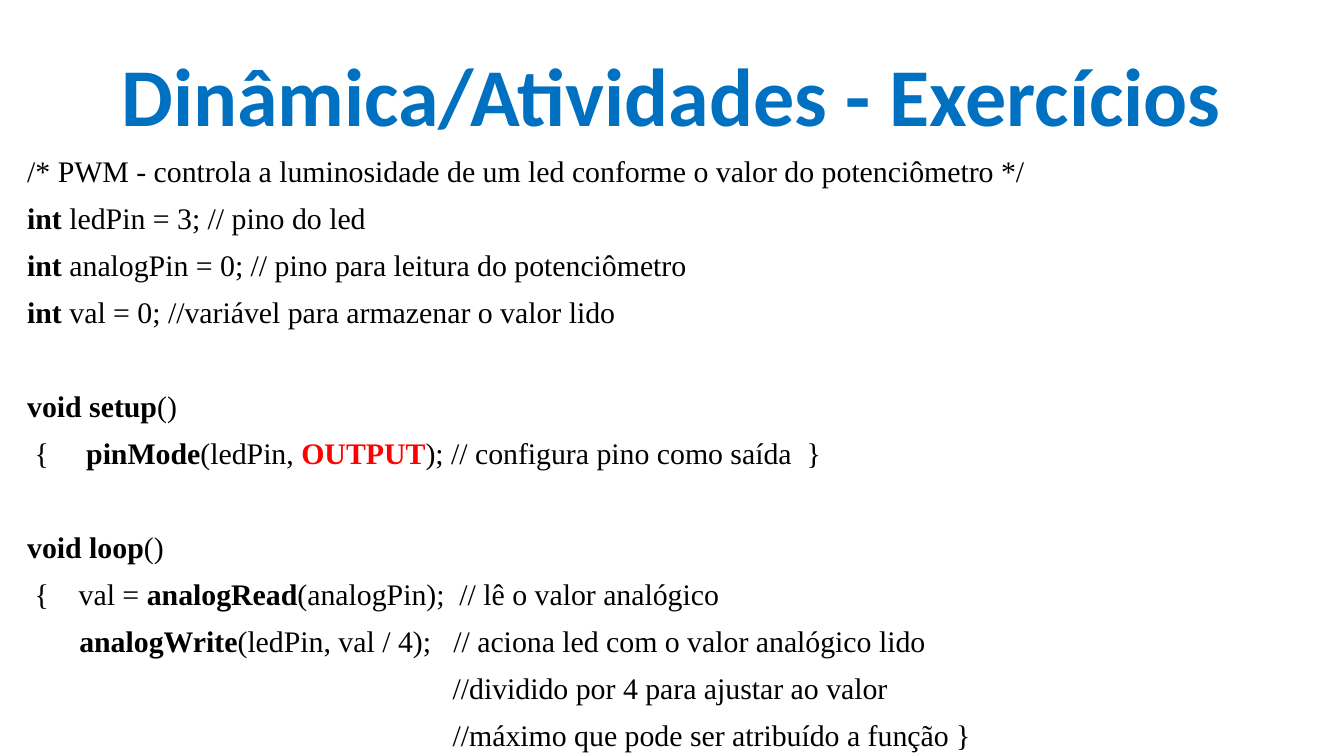
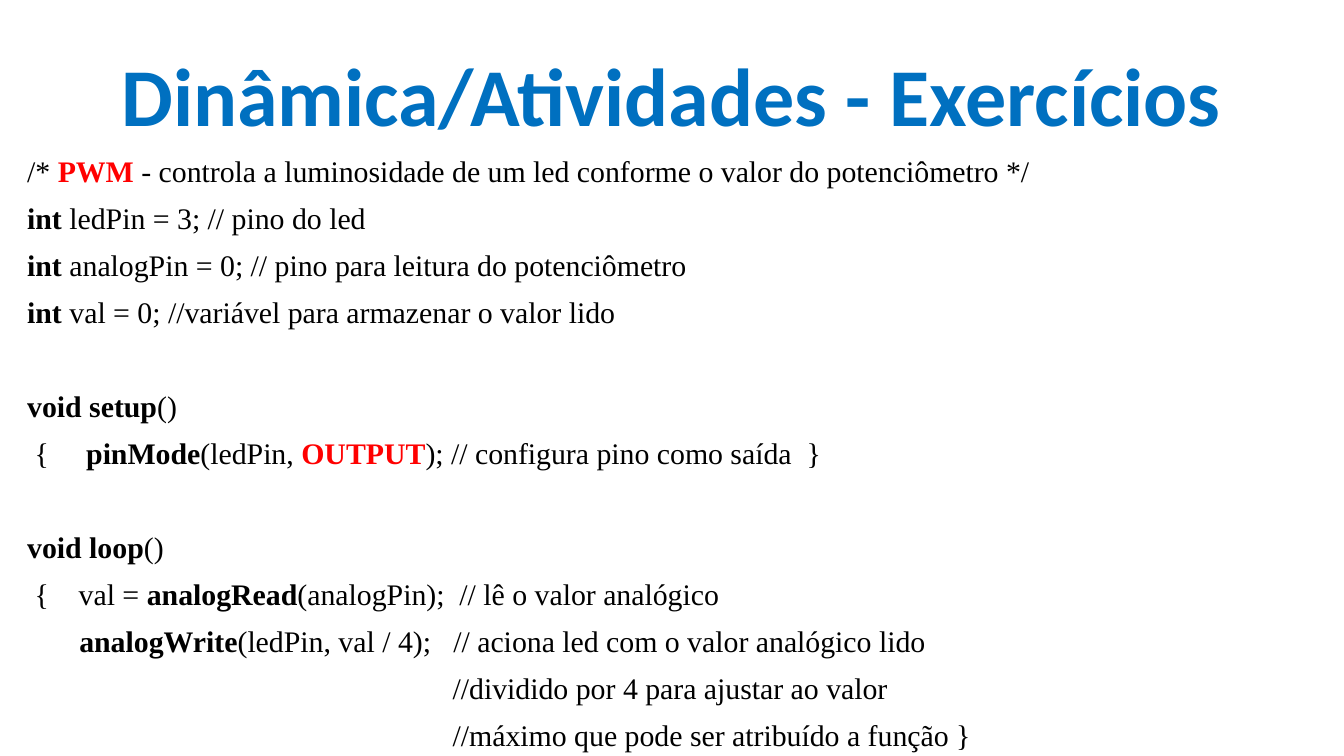
Before and after one commit to CloudEducationBrazil/WydenArea1ProgramacaoMicrocontroladores, a slide deck: slide 38 of 01 Classes/Aula 06 - Programação Microcontroladores - Periféricos Integrados - Temporizadores e PWM.pptx. Drawn at 1344x756 pixels with LibreOffice and Linux fonts; fonts in the diff are those of the drawing; background and template pictures are left out. Boxes give left, top, right and bottom in pixels: in the first picture for what was removed or moved away, otherwise in the second. Text is boxed around its words. In the diff, an @@ line names an element or a change of style, - is before the commit and + after.

```diff
--- a/01 Classes/Aula 06 - Programação Microcontroladores - Periféricos Integrados - Temporizadores e PWM.pptx
+++ b/01 Classes/Aula 06 - Programação Microcontroladores - Periféricos Integrados - Temporizadores e PWM.pptx
@@ text at bbox=[58, 161, 999, 187]: text colour #000000 to #FF0000, bold on in "PWM" @@
```
Also in this commit, not shown: 5 other slides changed.
